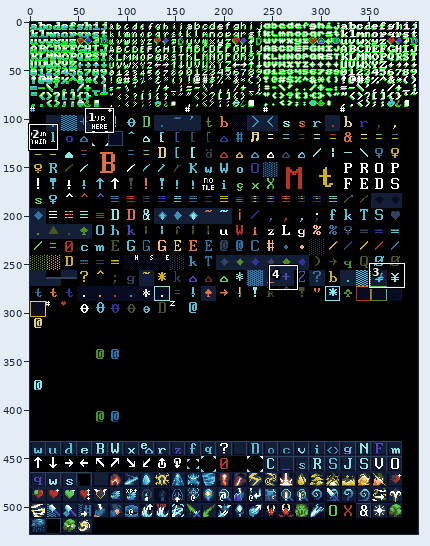
File history of a pixel-art file, src/master.aseprite. Above, an overview of the earlier version with the close-up marked.
Close-up. As it was:
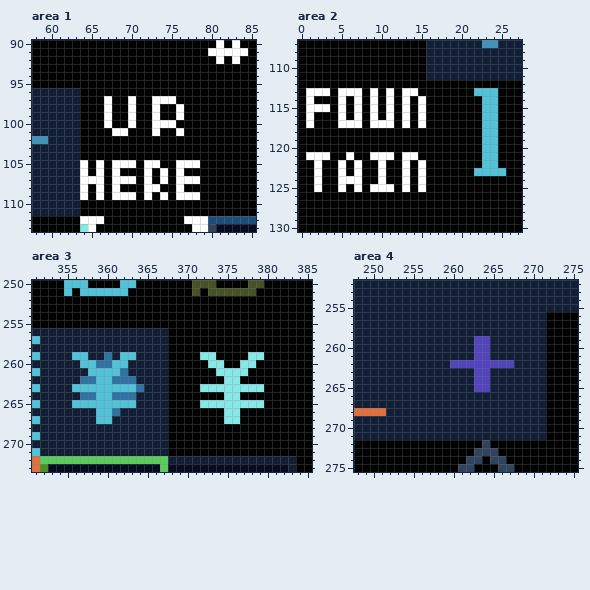
400x528 pixels, 1 frame. Shown: area 1: x 58..85, y 90..113; area 2: x 0..27, y 107..130; area 3: x 351..385, y 250..273; area 4: x 248..275, y 252..275.
The result:
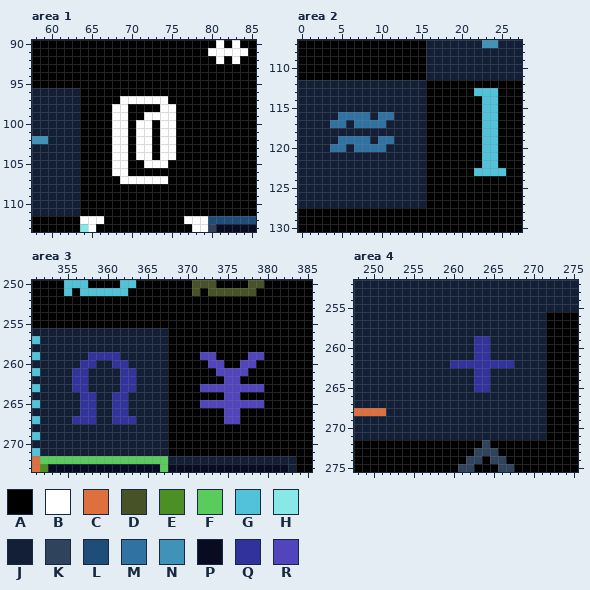
Palette (. is transparent): A #000000  B #ffffff  C #de7040  D #475227  E #4c8f25  F #5acc5e  G #52c2d9  H #88e8e8  J #131f36  K #30435c  L #1f4d7a  M #3072a1  N #4092b8  P #080b21  Q #32329c  R #5244bd
What changed:
Changed rows in their new state; - is an unchanged pixel.
Area 1, layer "MASTER/dungeon16":
first column x 64:
 97 ---A-B-BB--A---
 98 ---ABBA--ABBA--
 99 ---ABBA-B-BBA--
100 ---ABBABBA-----
101 -------BBABBA--
102 ----BB-BB-BB---
103 ----BB-BB-BB---
104 ----BB-BB-BB---
105 A-A---A---B-AAA
106 A-A--B--A-A-A--
107 AAA-A--B-B--AAA
108 A-A-A---AA--A--
109 A-A-AAA-A-A-AAA
Area 2, layer "MASTER/dungeon16":
first column x 0:
112 JJJJJJJJJJJJJJJJ
113 JJJJJJJJJJJJJJJJ
114 JJJJJJJJJJJJJJJJ
115 JJJJJJJJJJJJJJJJ
116 JJJJJMMMMJMMJJJJ
117 JJJJMMJMMMMJJJJJ
118 JJJJJJJJJJJJJJJJ
119 JJJJJMMMMJMMJJJJ
120 JJJJMMJMMMMJJJJJ
121 JJJJJJJJJJJJJJJJ
122 JJJJJJJJJJJJJJJJ
123 JJJJJJJJJJJJJJJJ
124 JJJJJJJJJJJJJJJJ
125 JJJJJJJJJJJJJJJJ
126 JJJJJJJJJJJJJJJJ
127 JJJJJJJJJJJJJJJJ
Area 3, layer "MASTER/dungeon16":
first column x 356:
259 JJQQQQJJ--------RR----RR
260 -QQJJQQ----------RR--RR-
261 QQJJJJQQ----------RRRR--
262 QQJJJJQQ-----------RR---
263 QQJJJJQQJ-------RRRRRRRR
264 -QQJJQQJ-----------RR---
265 JQQJJQQJ--------RRRRRRRR
266 -QQJJQQ------------RR---
267 QQQJJQQQ-----------RR---
Area 4, layer "MASTER/dungeon16":
first column x 260:
259 ---QQ---
260 ---QQ---
261 ---QQ---
262 QQQQQQQQ
263 ---QQ---
264 ---QQ---
265 ---QQ---
Changed places in both close-ups, as pixel boxes (x1, y1, x2, y2):
changed: (80, 96, 200, 200)
changed: (298, 80, 426, 208)
changed: (72, 352, 144, 424)
changed: (200, 352, 264, 424)
changed: (450, 336, 514, 392)
